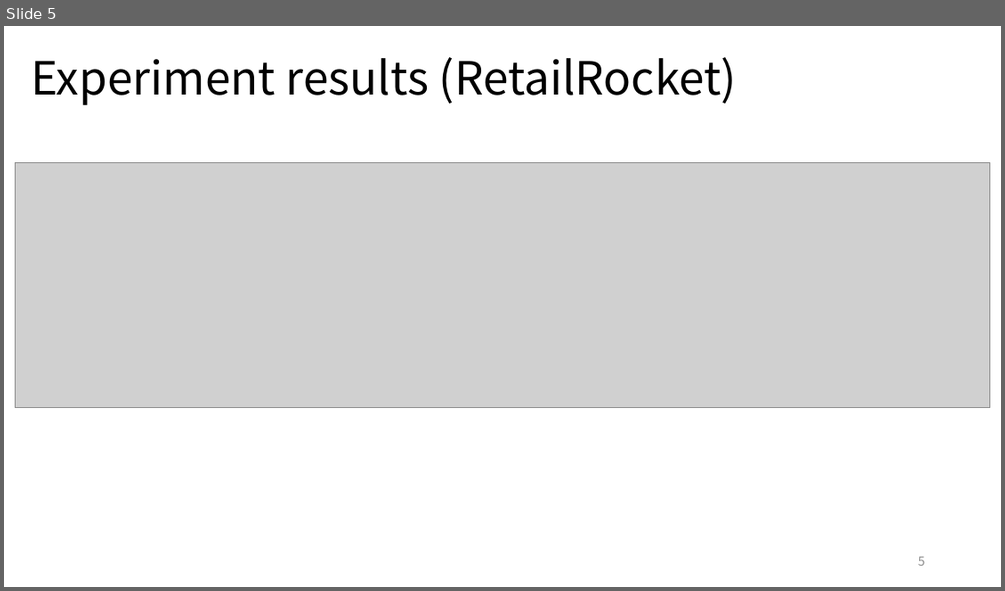
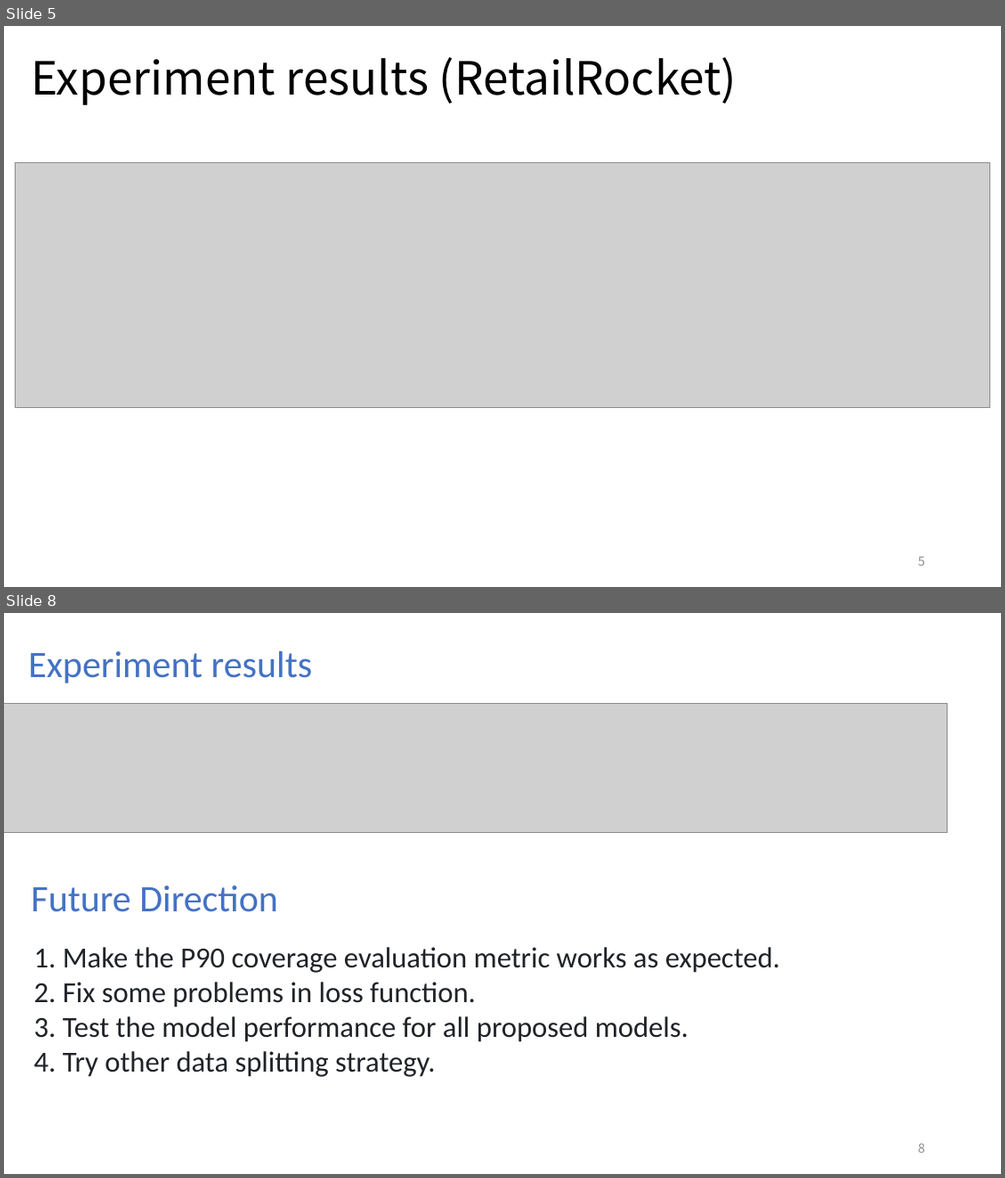
Before and after one commit to YunlongLin0125/Recommender-System, a slide deck: week5/Dissertation_5.pptx. Shown one above the other, each under a label of ours: slide 5 before the commit, slides 5 and 8 after it; the slides between them are not shown. The pictures are 1005x591 and 1005x1178 pixels, drawn with LibreOffice and Linux fonts; fonts in the diff are those of the drawing; grey boxes stand for pictures. Boxes give left, top, right and bottom in pixels: in the first picture for what was removed or moved away, otherwise in the second. Text is boxed around its words. In the diff, an @@ line names an element or a change of style, - is before the commit and + after.

```diff
--- a/week5/Dissertation_5.pptx
+++ b/week5/Dissertation_5.pptx
@@ slide 8 added at (4,613,1001,1174), background #FFFFFF @@
@@ text added at (28,651,312,683), 36 pt, text #4472C4 @@
+Experiment results
@@ picture added at (4,704,947,832) @@
@@ text added at (31,885,278,912), 36 pt, text #4472C4 @@
+Future Direction
@@ text added at (34,947,780,1077), 28 pt, text #1F2328 @@
+1. Make the P90 coverage evaluation metric works as expected.
+2. Fix some problems in loss function.
+3. Test the model performance for all proposed models.
+4. Try other data splitting strategy.
@@ page number added at (918,1143,925,1152), 12 pt, text #8C8C8C @@
+8
```
Also in this commit, not shown: 1 slide changed, 2 other slides added, 6 slides removed, 5 other files.
